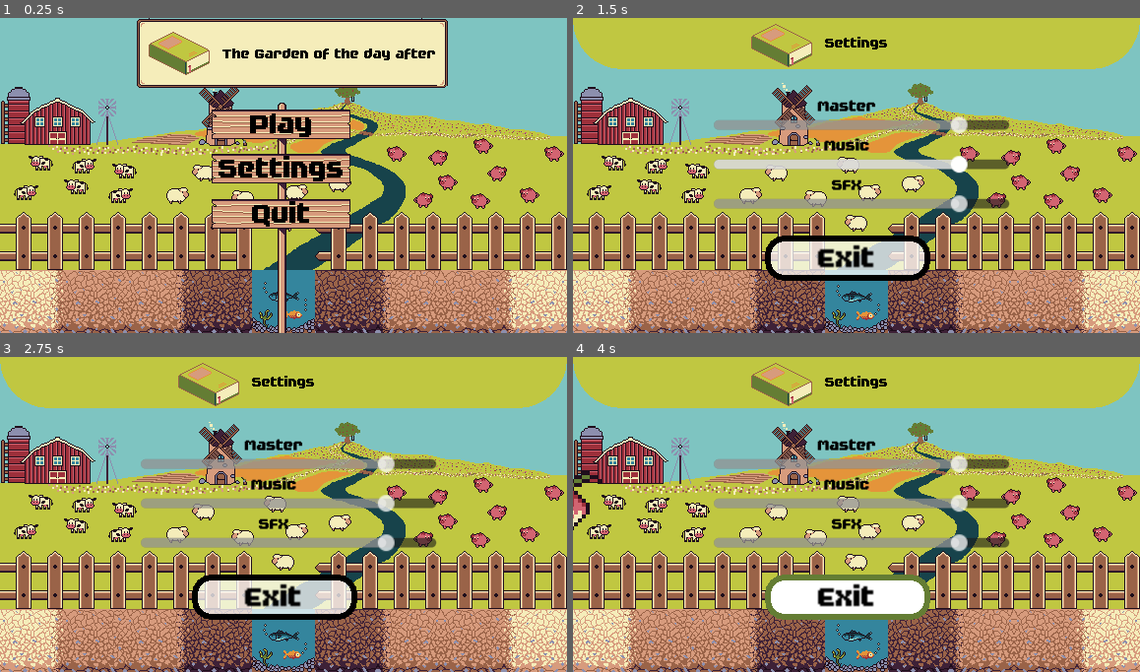
Above: before the commit, frames 1-4 (two rows, left to right).
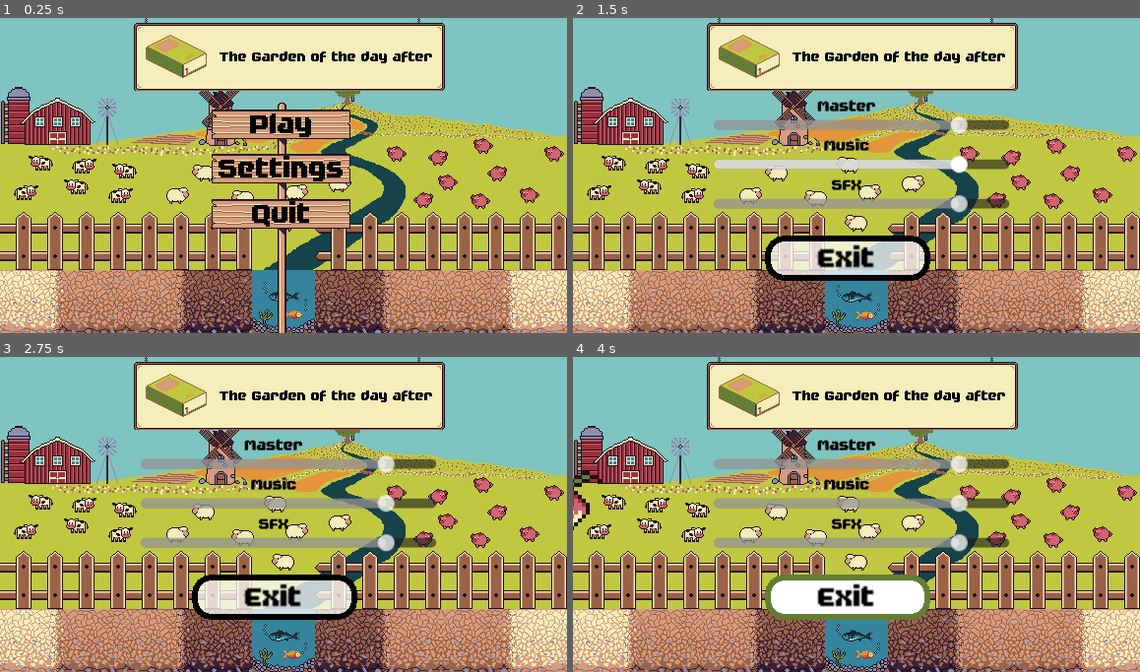
Above: after the commit, the same moments.

Repository: JustAlternate/Regenerative_Game_Jam
Game: Godot game, scene res://Scenes/menu.tscn
Two runs of this game, one before a commit and one after it. Both use one fixed random seed, a clock stepped at 60 frames per second and the inputs below.
Inputs (mouse positions are in pixels of both pictures, inside the frame that each line leads up to):
- Up to frame 1 (0.25 s): no input
- Up to frame 2 (1.5 s): click "Settings" at 0.5 s; tap Enter (ui_accept) at 1.25 s; move the mouse to (981, 159) at 1.27 s
- Up to frame 3 (2.75 s): tap Enter (ui_accept) at 1.52, 2, 2.27 s; move the mouse to (170, 530) at 2.02 s
- Up to frame 4 (4 s): tap Enter (ui_accept) at 2.75, 3.5, 3.77 s; move the mouse to (913, 445) at 2.77 s; move the mouse to (828, 577) at 3.52 s

The runs differ from the first frame. In frame 1, 4.0% of the frame differs, in the area x 23-79%, y 0-24%; in frame 2, 19%, in the area x 0-100%, y 0-24%; in frame 3, 19%; in frame 4, 19%.

Commit message:
puuuush tittle

Diff:
--- a/Scenes/menu.tscn
+++ b/Scenes/menu.tscn
@@ -197,10 +197,10 @@
 position = Vector2(-32, -352)
 
 [node name="Menu_title" type="Panel" parent="backgound"]
-offset_left = -32.0
-offset_top = -288.0
-offset_right = 544.0
-offset_bottom = -236.0
+offset_left = -35.0
+offset_top = -285.0
+offset_right = 541.0
+offset_bottom = -233.0
 theme = SubResource("Theme_up03c")
 theme_override_styles/panel = SubResource("StyleBoxEmpty_i353x")
 
--- a/Scenes/options.tscn
+++ b/Scenes/options.tscn
@@ -1,23 +1,24 @@
-[gd_scene load_steps=29 format=3 uid="uid://b2sblst4m6bns"]
+[gd_scene load_steps=31 format=3 uid="uid://b2sblst4m6bns"]
 
 [ext_resource type="Script" path="res://Scripts/options.gd" id="1_ym2a3"]
-[ext_resource type="Texture2D" uid="uid://cssbl0ckgwq74" path="res://Assets/sprites/closed_book.png" id="2_0qkgk"]
-[ext_resource type="Texture2D" uid="uid://c2x425i7j8oth" path="res://Assets/sprites/dirt-dry-to-moist.png" id="2_ps7a7"]
+[ext_resource type="Texture2D" uid="uid://bt2j74i4u4mro" path="res://Assets/sprites/closed_book.png" id="2_0qkgk"]
+[ext_resource type="Texture2D" uid="uid://dl2omtggckx28" path="res://Assets/sprites/dirt-dry-to-moist.png" id="2_ps7a7"]
 [ext_resource type="LabelSettings" uid="uid://dtbvo0w76rap1" path="res://fonts/label_setting.tres" id="3_7eb2p"]
-[ext_resource type="Texture2D" uid="uid://cm5b0440ki4dm" path="res://Assets/sprites/dirt-moist.png" id="3_xbisr"]
-[ext_resource type="Texture2D" uid="uid://c4boig5y6n2fv" path="res://Assets/sprites/dirt-moist-to-soaked.png" id="4_nent8"]
+[ext_resource type="Texture2D" uid="uid://bdihpqtp185id" path="res://Assets/sprites/dirt-moist.png" id="3_xbisr"]
+[ext_resource type="Texture2D" uid="uid://by04g77f6hrtt" path="res://Assets/sprites/dirt-moist-to-soaked.png" id="4_nent8"]
 [ext_resource type="PackedScene" uid="uid://olb5ewo4ysgy" path="res://Scenes/menu_running_sprites.tscn" id="4_t5g25"]
-[ext_resource type="FontFile" uid="uid://0bfdvx78rhbh" path="res://fonts/FutilePro.ttf" id="5_5jcpg"]
+[ext_resource type="FontFile" uid="uid://dinlurcky8yjo" path="res://fonts/FutilePro.ttf" id="5_5jcpg"]
 [ext_resource type="StyleBox" uid="uid://ce0ja15527606" path="res://button_type_hover.tres" id="5_r67c7"]
-[ext_resource type="Texture2D" uid="uid://bfan0jrfsep6l" path="res://Assets/sprites/dirt-soaked.png" id="5_x8tpy"]
-[ext_resource type="Texture2D" uid="uid://chtvt0u57khvi" path="res://Assets/Plant/sprite-case-eau-centre-animé.png" id="6_67tv4"]
+[ext_resource type="Texture2D" uid="uid://coo43vjv8jjge" path="res://Assets/sprites/dirt-soaked.png" id="5_x8tpy"]
+[ext_resource type="Texture2D" uid="uid://n0ykyaljticb" path="res://Assets/Plant/sprite-case-eau-centre-animé.png" id="6_67tv4"]
 [ext_resource type="StyleBox" uid="uid://d3vi3glx4440d" path="res://button_type_normal.tres" id="6_emf77"]
-[ext_resource type="Texture2D" uid="uid://cqemdebiu2vyn" path="res://Assets/Plant/background-automne.png" id="7_6edga"]
+[ext_resource type="Texture2D" uid="uid://c68e523dycwtf" path="res://Assets/Plant/background-automne.png" id="7_6edga"]
 [ext_resource type="PackedScene" path="res://Scenes/sound_pool.tscn" id="8_44u63"]
-[ext_resource type="Texture2D" uid="uid://bjwcvxhdyymu" path="res://Assets/Plant/background-printemps.png" id="8_we20i"]
-[ext_resource type="AudioStream" uid="uid://cv17wb2bjrhr" path="res://Assets/sfx/menu_click.wav" id="9_0lft4"]
-[ext_resource type="Texture2D" uid="uid://baekq7aujb1pc" path="res://Assets/Plant/background-ete.png" id="9_15neg"]
-[ext_resource type="Texture2D" uid="uid://dyj33o55lscxg" path="res://Assets/Plant/background-hiver.png" id="10_emsv5"]
+[ext_resource type="Texture2D" uid="uid://bp78tul1ocy20" path="res://Assets/Plant/background-printemps.png" id="8_we20i"]
+[ext_resource type="AudioStream" uid="uid://bjxqpsuq5pabg" path="res://Assets/sfx/menu_click.wav" id="9_0lft4"]
+[ext_resource type="Texture2D" uid="uid://8hfiiya5jrcx" path="res://Assets/Plant/background-ete.png" id="9_15neg"]
+[ext_resource type="Texture2D" uid="uid://dse48s3ss5feq" path="res://Assets/Plant/background-hiver.png" id="10_emsv5"]
+[ext_resource type="Texture2D" uid="uid://bnq6xqeudri7f" path="res://Assets/Plant/titre-menu.png" id="12_o6wo1"]
 
 [sub_resource type="AtlasTexture" id="AtlasTexture_4w73x"]
 atlas = ExtResource("6_67tv4")
@@ -90,14 +91,16 @@
 "speed": 5.0
 }]
 
-[sub_resource type="StyleBoxFlat" id="StyleBoxFlat_expnd"]
+[sub_resource type="StyleBoxFlat" id="StyleBoxFlat_fk7x4"]
 bg_color = Color(0.752941, 0.780392, 0.254902, 1)
 corner_radius_bottom_right = 50
 corner_radius_bottom_left = 50
 anti_aliasing = false
 
-[sub_resource type="Theme" id="Theme_qkdh8"]
-Panel/styles/panel = SubResource("StyleBoxFlat_expnd")
+[sub_resource type="Theme" id="Theme_gqhog"]
+Panel/styles/panel = SubResource("StyleBoxFlat_fk7x4")
+
+[sub_resource type="StyleBoxEmpty" id="StyleBoxEmpty_dwwl6"]
 
 [sub_resource type="Theme" id="Theme_aceay"]
 default_font = ExtResource("5_5jcpg")
@@ -163,23 +166,31 @@
 [node name="Sprite_deroulant" parent="backgound" instance=ExtResource("4_t5g25")]
 position = Vector2(-32, -352)
 
-[node name="Menu_title" type="Panel" parent="backgound"]
-offset_left = -32.0
-offset_top = -288.0
-offset_right = 544.0
-offset_bottom = -236.0
-theme = SubResource("Theme_qkdh8")
-
-[node name="Sprite2D" type="Sprite2D" parent="backgound/Menu_title"]
-position = Vector2(212, 25)
+[node name="Menu_title2" type="Panel" parent="backgound"]
+offset_left = -35.0
+offset_top = -285.0
+offset_right = 541.0
+offset_bottom = -233.0
+theme = SubResource("Theme_gqhog")
+theme_override_styles/panel = SubResource("StyleBoxEmpty_dwwl6")
+
+[node name="Sprite2D2" type="Sprite2D" parent="backgound/Menu_title2"]
+texture_filter = 1
+position = Vector2(297, 34)
+texture = ExtResource("12_o6wo1")
+
+[node name="Sprite2D" type="Sprite2D" parent="backgound/Menu_title2"]
+texture_filter = 1
+position = Vector2(182, 33)
 texture = ExtResource("2_0qkgk")
 
-[node name="Title" type="Label" parent="backgound/Menu_title"]
-layout_mode = 0
-offset_top = -17.0
-offset_right = 576.0
+[node name="Title" type="Label" parent="backgound/Menu_title2"]
+layout_mode = 0
+offset_left = 217.0
+offset_top = 5.0
+offset_right = 453.0
 offset_bottom = 68.0
-text = "Settings"
+text = "The Garden of the day after"
 label_settings = ExtResource("3_7eb2p")
 horizontal_alignment = 1
 vertical_alignment = 1
Not shown: 1 places in Scenes/menu.tscn that only renumber resources
